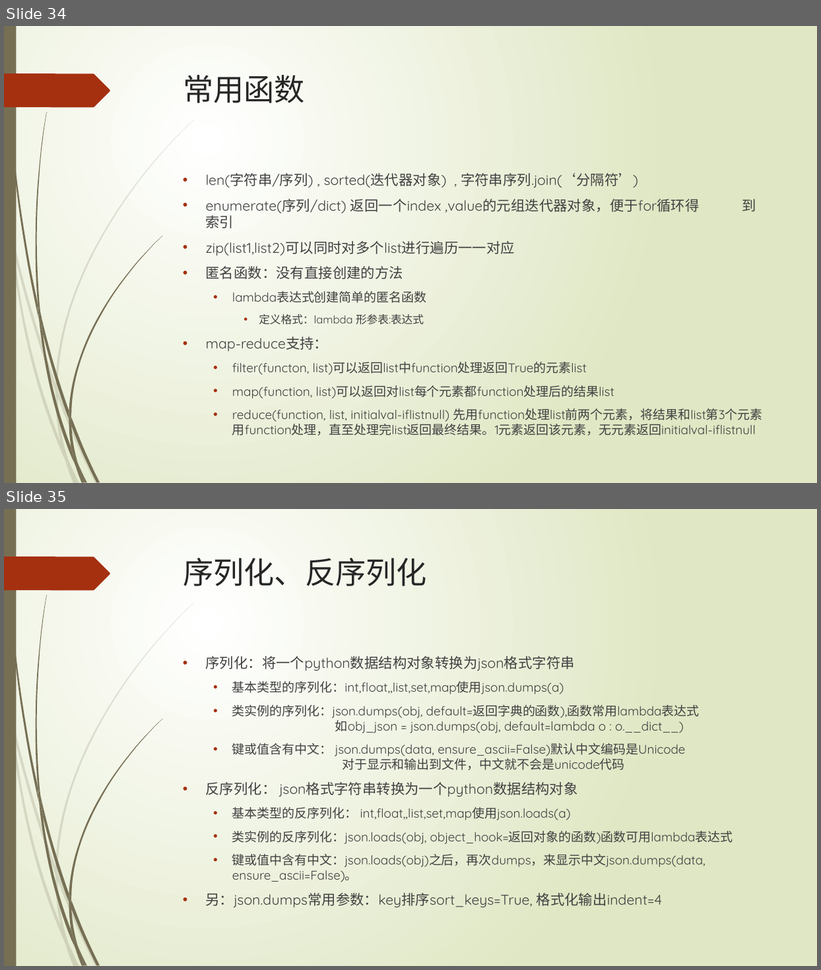
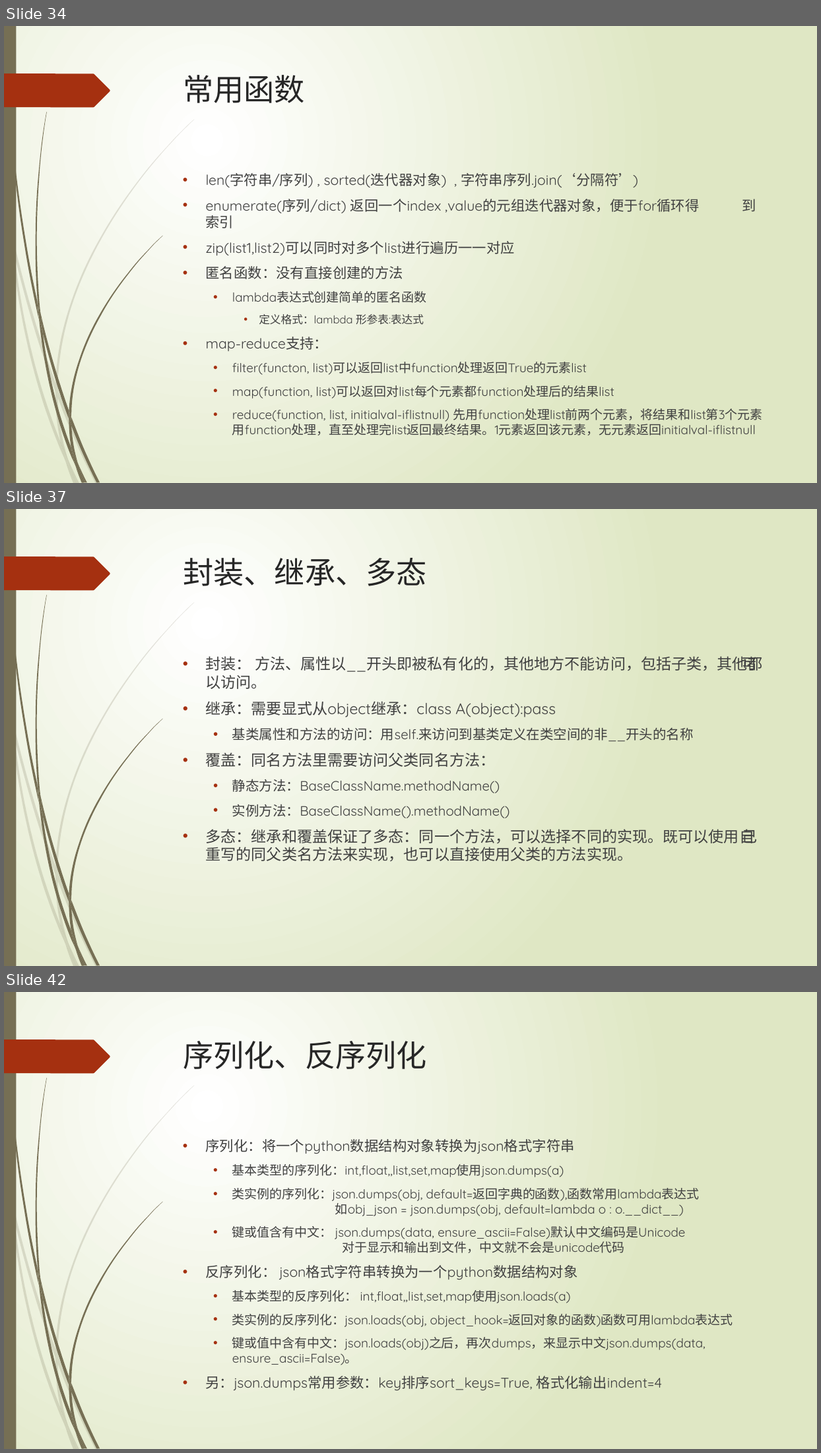
Before and after one commit to lspgithublxh/document, a slide deck: 编程语言/python/Python基础入门知识分享.pptx. Shown one above the other, each under a label of ours: slides 34 and 35 before the commit, slides 34, 37 and 42 after it; the slides between them are not shown. The pictures are 821x970 and 821x1453 pixels, drawn with LibreOffice and Linux fonts; fonts in the diff are those of the drawing. Boxes give left, top, right and bottom in pixels: in the first picture for what was removed or moved away, otherwise in the second. Text is boxed around its words. In the diff, an @@ line names an element or a change of style, - is before the commit and + after.

```diff
--- a/编程语言/python/Python基础入门知识分享.pptx
+++ b/编程语言/python/Python基础入门知识分享.pptx
@@ slide 37 added at (4,509,817,966), background gradient #FFFFFF to #DFE8C4; not listed: 24 template elements that a slide beside it also shows @@
@@ title added at (183,558,427,586), 36 pt, text #262626 @@
+封装、继承、多态
@@ text added at (206,654,763,861), 18 pt, text #404040 @@
+• 封装： 方法、属性以__开头即被私有化的，其他地方不能访问，包括子类，其他都 可以访问。
+• 继承：需要显式从object继承：class A(object):pass
+  • 基类属性和方法的访问：用self.来访问到基类定义在类空间的非__开头的名称
+• 覆盖：同名方法里需要访问父类同名方法：
+  • 静态方法：BaseClassName.methodName()
+  • 实例方法：BaseClassName().methodName()
+• 多态：继承和覆盖保证了多态：同一个方法，可以选择不同的实现。既可以使用自 己重写的同父类名方法来实现，也可以直接使用父类的方法实现。
@@ what was slide 35 is now slide 42 @@
```
Also in this commit, not shown: 6 other slides added.
